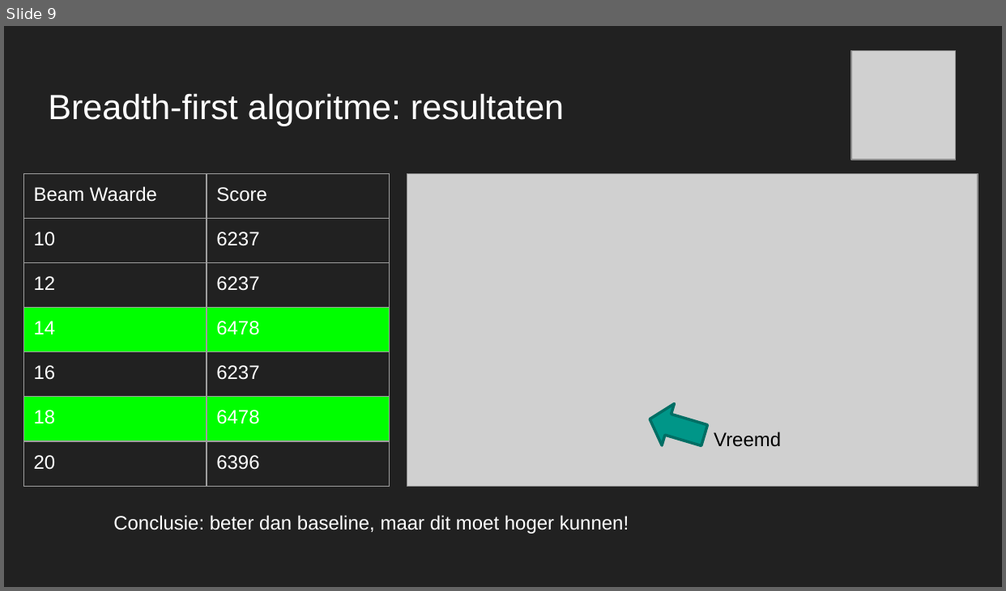
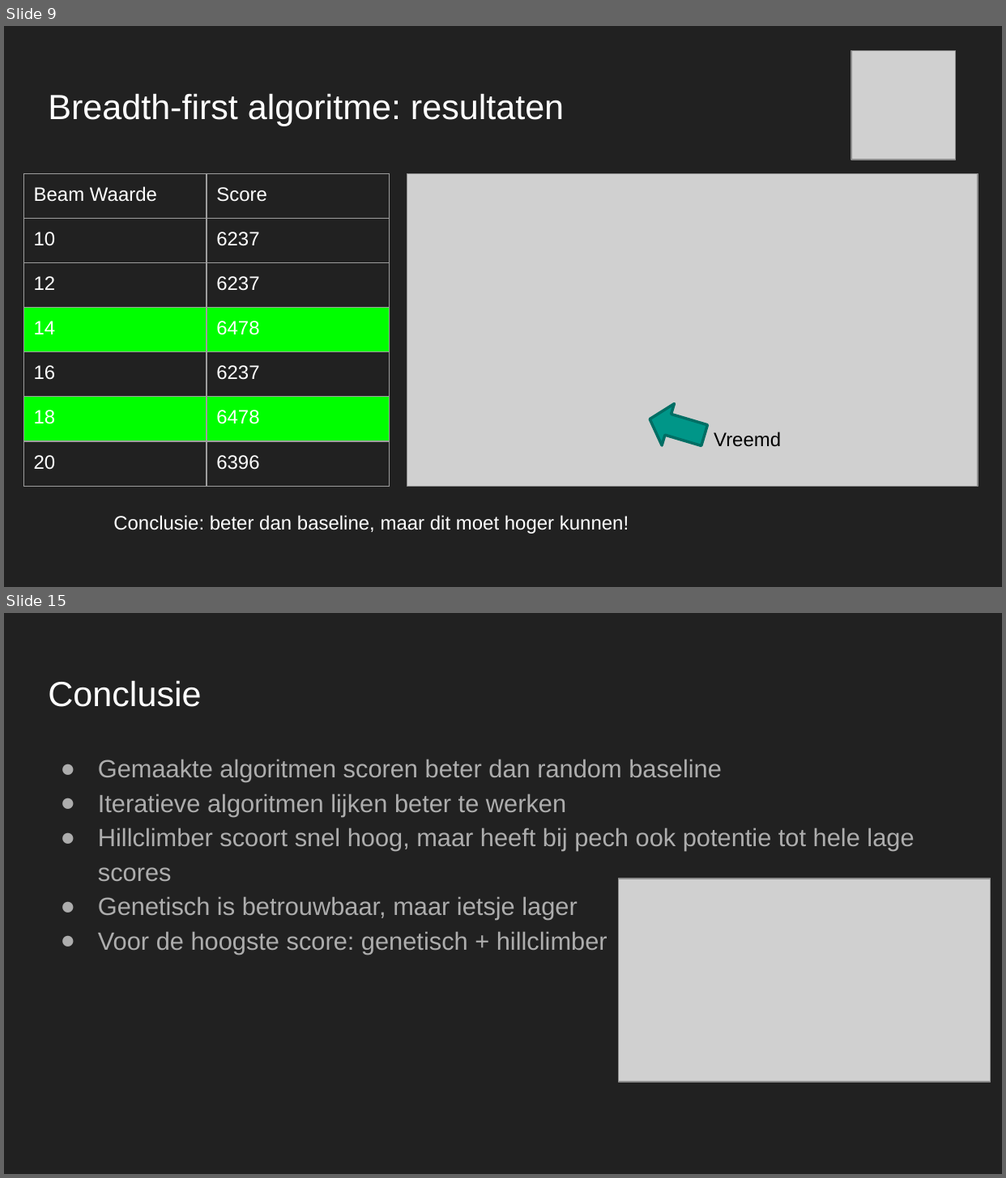
Before and after one commit to maiklarooij/Trainspotters, a slide deck: doc/Oefenpresentatie.pptx. Shown one above the other, each under a label of ours: slide 9 before the commit, slides 9 and 15 after it; the slides between them are not shown. The pictures are 1006x591 and 1006x1178 pixels, drawn with LibreOffice and Linux fonts; fonts in the diff are those of the drawing; grey boxes stand for pictures. Boxes give left, top, right and bottom in pixels: in the first picture for what was removed or moved away, otherwise in the second. Text is boxed around its words. In the diff, an @@ line names an element or a change of style, - is before the commit and + after.

```diff
--- a/doc/Oefenpresentatie.pptx
+++ b/doc/Oefenpresentatie.pptx
@@ slide 15 added at (4, 613, 1002, 1174), background #212121 @@
@@ title added at (48, 680, 201, 707), 25.2 pt, text #FFFFFF @@
+Conclusie
@@ text added at (98, 759, 914, 954), 18 pt, text #ADADAD @@
+● Gemaakte algoritmen scoren beter dan random baseline
+● Iteratieve algoritmen lijken beter te werken
+● Hillclimber scoort snel hoog, maar heeft bij pech ook potentie tot hele lage scores
+● Genetisch is betrouwbaar, maar ietsje lager
+● Voor de hoogste score: genetisch + hillclimber
@@ picture added at (619, 879, 991, 1082) @@
```
Also in this commit, not shown: 6 slides changed, 1 other slide added, 1 slide removed, 19 other files.
